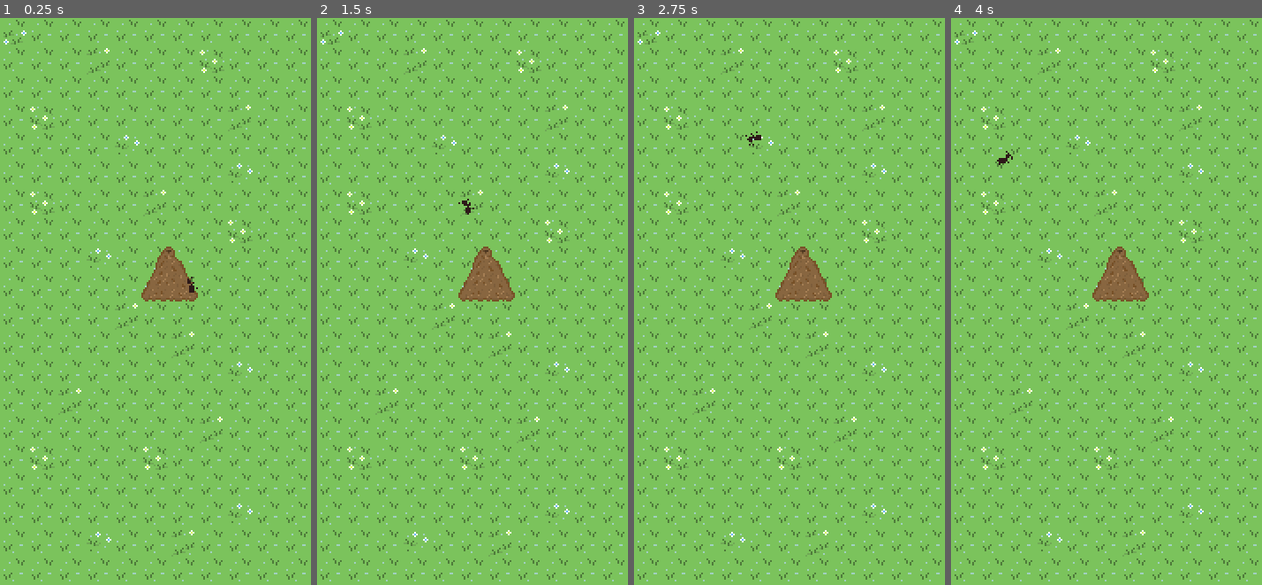
Above: before the commit, frames 1-4 (left to right).
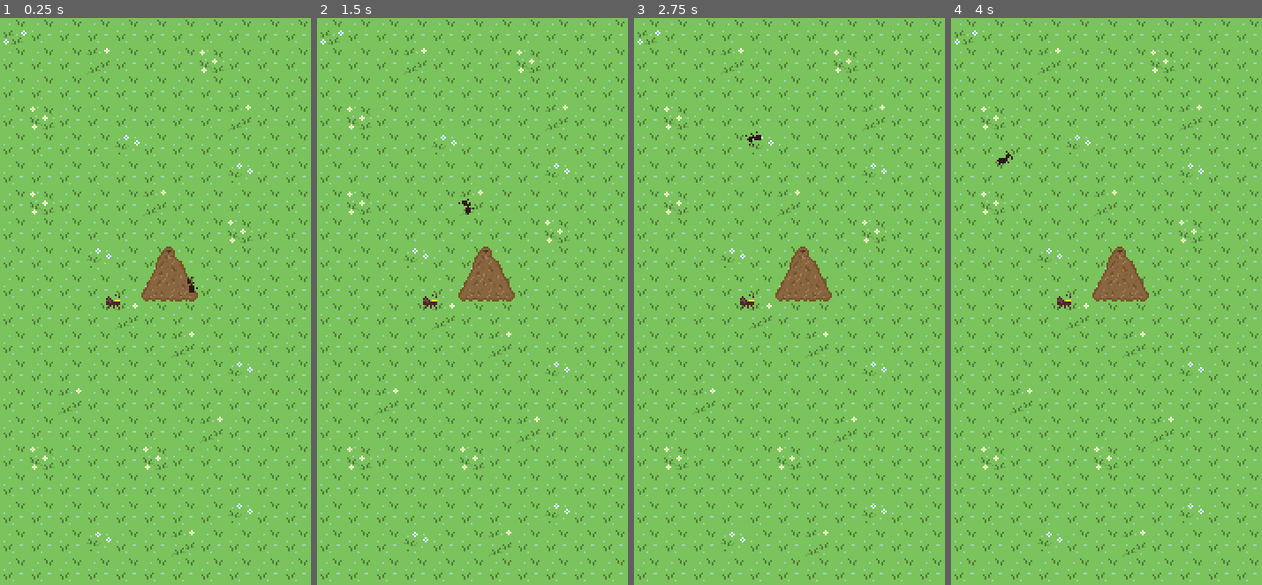
Above: after the commit, the same moments.

Repository: Aquilescastro115/TNA-GAME
Game: Godot game, scene res://Scenes/test.tscn
Same seed, same stepped clock (60 frames per second), same inputs: the game is played once before the commit and once after it.
Inputs (mouse positions are in pixels of both pictures, inside the frame that each line leads up to):
- Up to frame 1 (0.25 s): no input
- Up to frame 2 (1.5 s): tap Enter at 0.5 s; move the mouse to (540, 273) at 0.52 s; click (540, 273) at 0.67 s; move the mouse to (410, 329) at 1.27 s; click (410, 329) at 1.42 s
- Up to frame 3 (2.75 s): move the mouse to (820, 176) at 2.02 s; click (820, 176) at 2.17 s
- Up to frame 4 (4 s): tap Space at 2.75 s; move the mouse to (1090, 414) at 2.77 s; click (1090, 414) at 2.92 s; move the mouse to (1199, 386) at 3.52 s; click (1199, 386) at 3.67 s

The runs differ from the first frame. In frame 1, less than 0.1% of the frame differs, in the area x 34-39%, y 48-52%; in frame 2, less than 0.1%; in frame 3, less than 0.1%; in frame 4, less than 0.1%.

Commit message:
Hormiga reina jaja

Diff:
--- /dev/null
+++ b/Scenes/Prefabs/Queen.tscn
@@ -0,0 +1,22 @@
+[gd_scene format=3 uid="uid://oq67xl35e1yo"]
+
+[ext_resource type="Script" uid="uid://dear4pih4do8g" path="res://Scripts/Queen/queen.gd" id="1_xbvxy"]
+[ext_resource type="Texture2D" uid="uid://dfnnel6w7dknr" path="res://Assets/Ant00.png" id="2_xbvxy"]
+[ext_resource type="Script" uid="uid://dio4ghjcneoja" path="res://Scripts/Queen/detector.gd" id="3_gksri"]
+
+[sub_resource type="RectangleShape2D" id="RectangleShape2D_xbvxy"]
+size = Vector2(8, 8)
+
+[node name="Queen" type="Node2D" unique_id=91645211]
+script = ExtResource("1_xbvxy")
+
+[node name="Ant00" type="Sprite2D" parent="." unique_id=212511793]
+texture = ExtResource("2_xbvxy")
+
+[node name="Detector" type="Area2D" parent="." unique_id=745498542]
+script = ExtResource("3_gksri")
+
+[node name="CollisionShape2D" type="CollisionShape2D" parent="Detector" unique_id=1377796880]
+shape = SubResource("RectangleShape2D_xbvxy")
+
+[connection signal="input_event" from="Detector" to="Detector" method="_on_input_event"]
--- a/Scenes/test.tscn
+++ b/Scenes/test.tscn
@@ -1,10 +1,13 @@
 [gd_scene format=3 uid="uid://bvrwsv1air0b0"]
 
+[ext_resource type="Script" uid="uid://du01i71kslgye" path="res://Scripts/test.gd" id="1_35xla"]
 [ext_resource type="Texture2D" uid="uid://h7jnx1a541ac" path="res://Assets/Background01.png" id="1_lc1oi"]
 [ext_resource type="PackedScene" uid="uid://cii0yrq4syrgm" path="res://Scenes/Prefabs/Nest.tscn" id="2_8od7v"]
 [ext_resource type="PackedScene" uid="uid://dherjans7h65h" path="res://Scenes/Prefabs/Ant.tscn" id="3_qc4db"]
+[ext_resource type="PackedScene" uid="uid://oq67xl35e1yo" path="res://Scenes/Prefabs/Queen.tscn" id="4_ys1qc"]
 
 [node name="Test" type="Node2D" unique_id=11896398]
+script = ExtResource("1_35xla")
 
 [node name="Background01" type="Sprite2D" parent="." unique_id=1197882343]
 texture = ExtResource("1_lc1oi")
@@ -16,3 +19,6 @@
 
 [node name="Ant" parent="." unique_id=91645211 instance=ExtResource("3_qc4db")]
 position = Vector2(112, 160)
+
+[node name="Queen" parent="." unique_id=1470953478 instance=ExtResource("4_ys1qc")]
+position = Vector2(64, 160)
--- /dev/null
+++ b/Scripts/Queen/detector.gd
@@ -0,0 +1,9 @@
+extends Area2D
+
+@onready var queen = get_parent()
+
+func _on_input_event(viewport, event, shape_idx):
+	if event is InputEventScreenTouch and event.pressed:
+		queen.selected = true
+	if event is InputEventMouseButton and event.pressed:
+		queen.selected = true
--- /dev/null
+++ b/Scripts/Queen/queen.gd
@@ -0,0 +1,21 @@
+extends Node2D
+
+@export var speed = 80
+
+var selected = false
+var target_position = Vector2.ZERO
+var moving = false
+
+func _ready():
+	target_position = global_position
+
+func _process(delta):
+
+	if moving:
+		var direction = target_position - global_position
+
+		if direction.length() > 5:
+			global_position += direction.normalized() * speed * delta
+			rotation = direction.angle()
+		else:
+			moving = false
--- /dev/null
+++ b/Scripts/test.gd
@@ -0,0 +1,17 @@
+extends Node2D
+
+@onready var queen = $Queen
+
+func _input(event):
+
+	if queen.selected:
+
+		if event is InputEventScreenTouch and event.pressed:
+			queen.target_position = event.position
+			queen.moving = true
+			queen.selected = false
+
+		if event is InputEventMouseButton and event.pressed:
+			queen.target_position = event.position
+			queen.moving = true
+			queen.selected = false
Binary file added: Assets/Ant00.png
Not shown, added: Assets/Ant00.png.import
Not shown, added: Scripts/Queen/detector.gd.uid
Not shown, added: Scripts/Queen/queen.gd.uid
Not shown, added: Scripts/test.gd.uid
